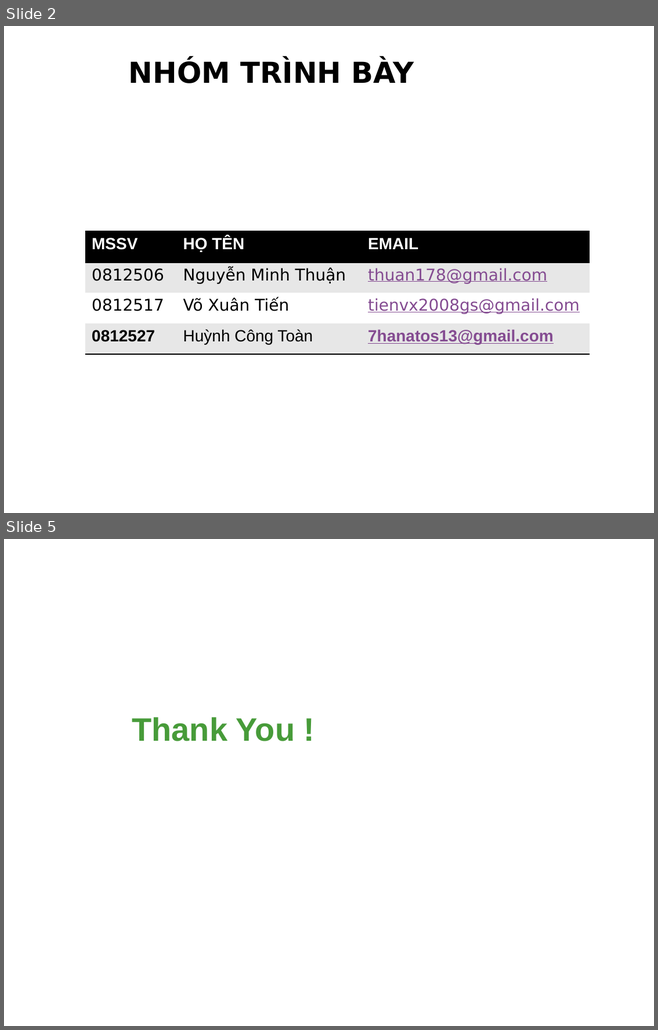
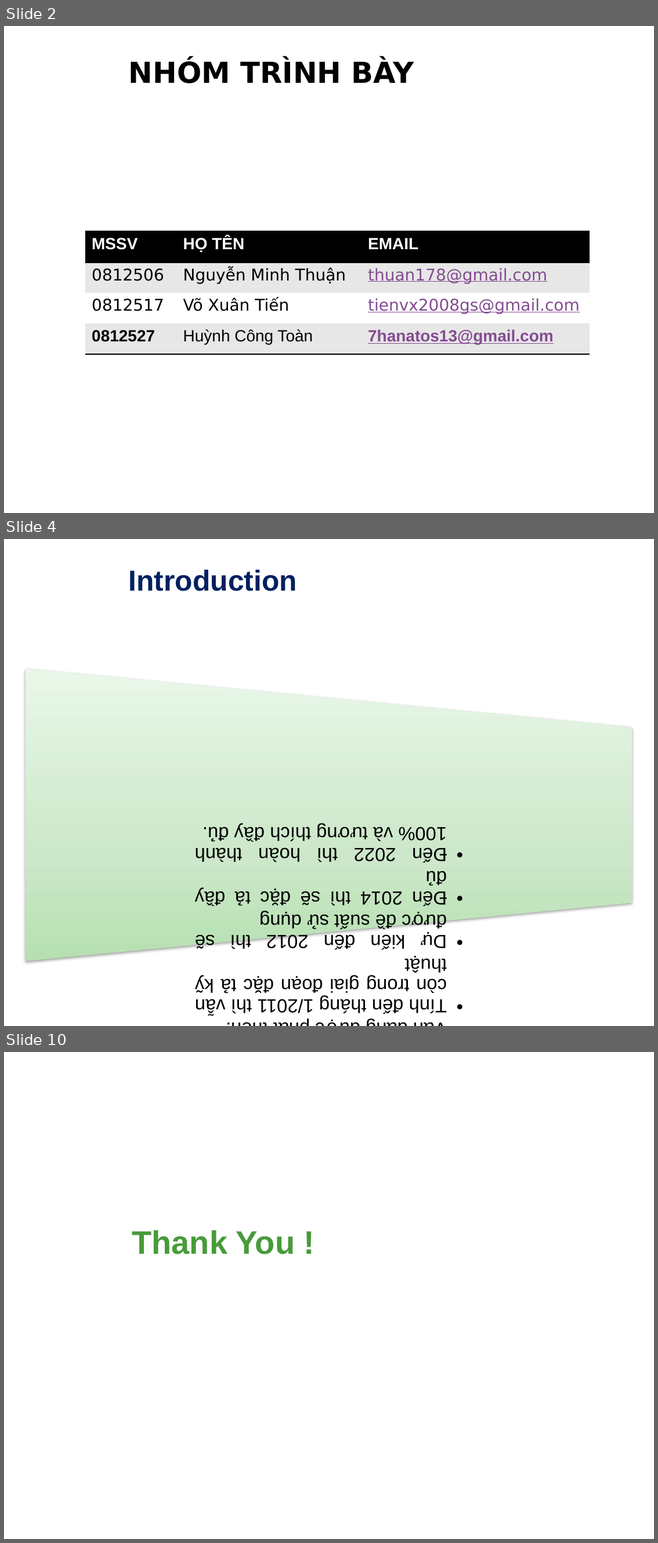
Before and after one commit to Alex7Huynh/lthd061727, a slide deck: Serminar Html5/1. Slide/HTML5.pptx. Shown one above the other, each under a label of ours: slides 2 and 5 before the commit, slides 2, 4 and 10 after it; the slides between them are not shown. The pictures are 658x1030 and 658x1543 pixels, drawn with LibreOffice and Linux fonts; fonts in the diff are those of the drawing; background and template pictures are left out. Boxes give left, top, right and bottom in pixels: in the first picture for what was removed or moved away, otherwise in the second. Text is boxed around its words. In the diff, an @@ line names an element or a change of style, - is before the commit and + after.

```diff
--- a/Serminar Html5/1. Slide/HTML5.pptx
+++ b/Serminar Html5/1. Slide/HTML5.pptx
@@ slide 4 added at <box>4,539,654,1026</box>, background picture (left out) @@
@@ title added at <box>129,570,297,591</box>, 32 pt, text #002060, bold @@
+Introduction
@@ flow chart manual operation added at <box>26,668,632,961</box>, fill gradient #B6E0B2 to #CCE8C9 to #EBF7EA @@
@@ text added at <box>195,826,447,1026</box>, 21 pt, text #000000 @@
+HTML5
+  •• Là chuẩn công nghệ mới nhất của HTML.
+  •• Vẫn đang được phát triển.
+  •• Tính đến tháng 1/2011 thì vẫn còn trong giai đoạn đặc tả kỹ thuật
+  •• Dự kiến đến 2012 thì sẽ được đề suất sử dụng
+  •• Đến 2014 thì sẽ đặc tả đầy đủ
+  •• Đến 2022 thì hoàn thành 100% và tương thích đầy đủ.
@@ what was slide 5 is now slide 10 @@
```
Also in this commit, not shown: 1 slide changed, 5 other slides added, 1 slide removed, 1 other file.
